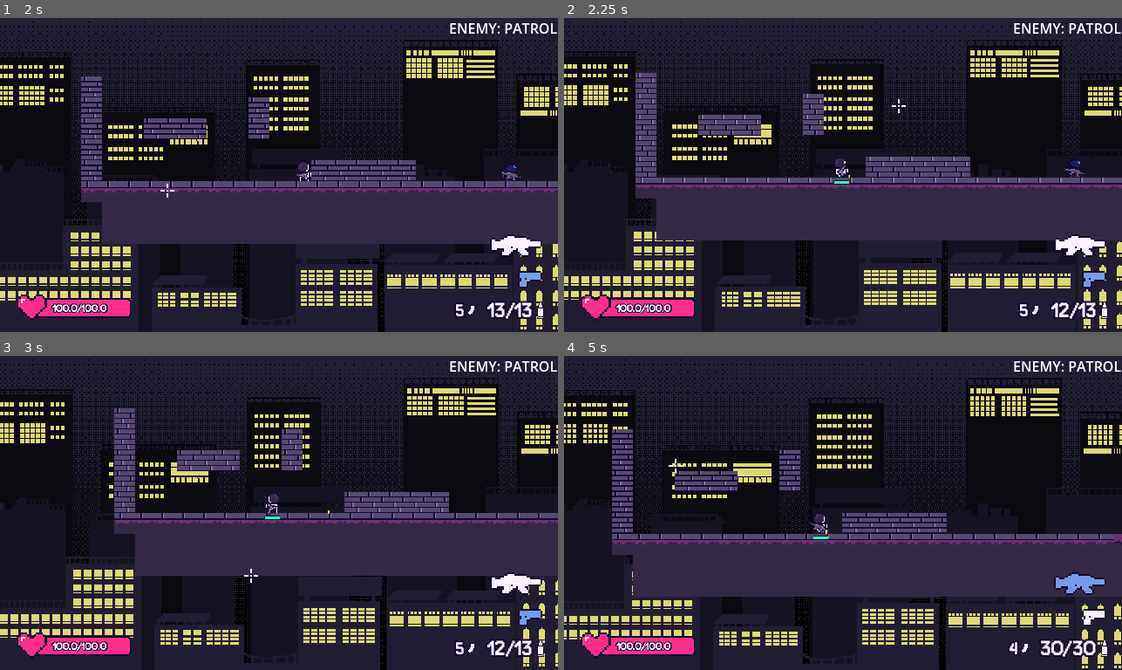
Above: before the commit, frames 1-4 (two rows, left to right).
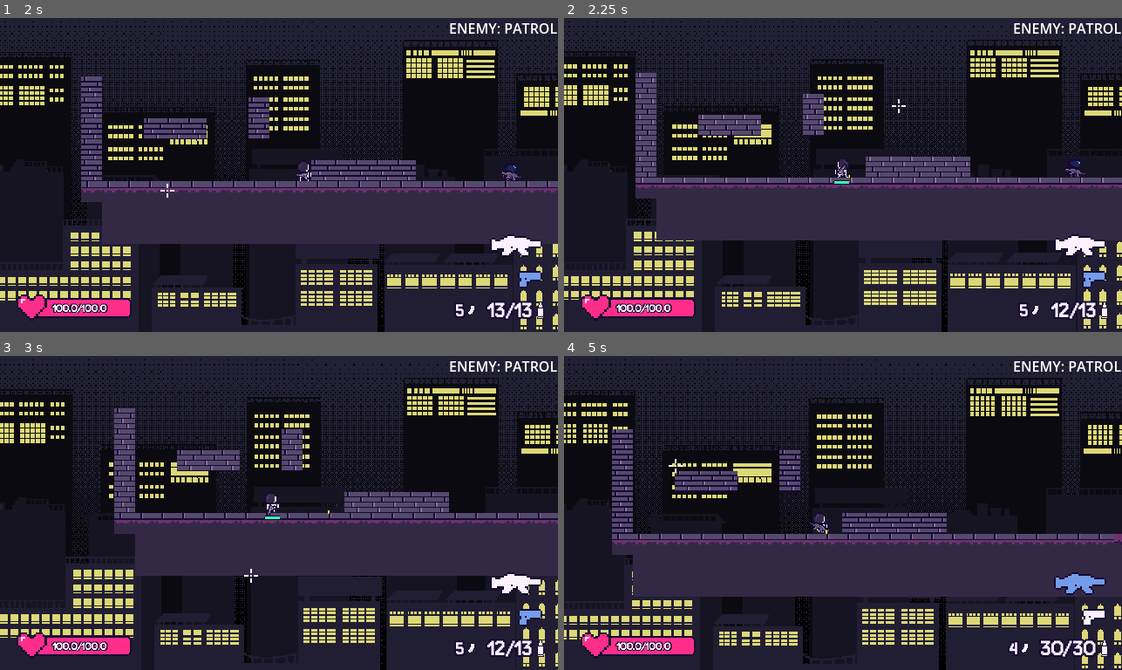
Above: after the commit, the same moments.

Repository: kyteidev/rogueshot
Game: Godot game, scene res://scenes/game_debug.tscn
The game is run twice, just before and just after one commit, with the same random seed, the same clock (stepped at 60 frames per second) and the same inputs.
Inputs (mouse positions are in pixels of both pictures, inside the frame that each line leads up to):
- Up to frame 1 (2 s): move the mouse to (401, 159) at 0.52 s; hold Z (player_facing_lock) 0.53-1.28 s; hold D (player_right) from 0.53 s (still down); tap W (player_jump) at 0.77, 1.52 s; move the mouse to (167, 190) at 1.27 s; tap Z (player_facing_lock) at 1.35 s
- Up to frame 2 (2.25 s): move the mouse to (898, 105) at 2.02 s; release D (player_right) at 2.03 s; press the mouse at (898, 105) at 2.03 s; hold A (player_left) from 2.03 s (still down)
- Up to frame 3 (3 s): tap Z (player_facing_lock) at 2.3 s; move the mouse to (251, 575) at 2.77 s; release A (player_left) at 2.78 s; release the mouse at (251, 575) at 2.78 s; hold D (player_right) from 2.78 s (still down); tap Shift (player_sprint) at 2.85 s
- Up to frame 4 (5 s): tap W (player_jump) at 3.02, 3.77, 4.52 s; tap Z (player_facing_lock) at 3.05, 4.55 s; move the mouse to (1010, 560) at 3.52 s; hold Z (player_facing_lock) 3.53-4.28 s; tap 1 (weapon_1) at 3.6 s; move the mouse to (675, 465) at 4.27 s; release D (player_right) at 4.28 s; hold A (player_left) from 4.28 s (still down); tap 2 (weapon_2) at 4.35 s

Frame 1 is identical in both runs. In frame 2, less than 0.1% of the frame differs, in the area x 48-52%, y 44-51%; in frame 3, less than 0.1%, in the area x 47-51%, y 43-50%; in frame 4, less than 0.1%.

Commit message:
fix player unable to turn

Diff:
--- a/scripts/characters/player.gd
+++ b/scripts/characters/player.gd
@@ -158,7 +158,7 @@
 	# force turn if keybind held down when moving
 	if Input.is_action_pressed("player_facing_lock") and direction != 0.0:
 		flipped = direction < 0.0
-	elif Input.is_action_just_released("player_facing_lock"):
+	elif not Input.is_action_pressed("player_facing_lock"):
 		flipped = cursor_direction.x < 0
 
 	anim_sprite.flip_h = flipped
